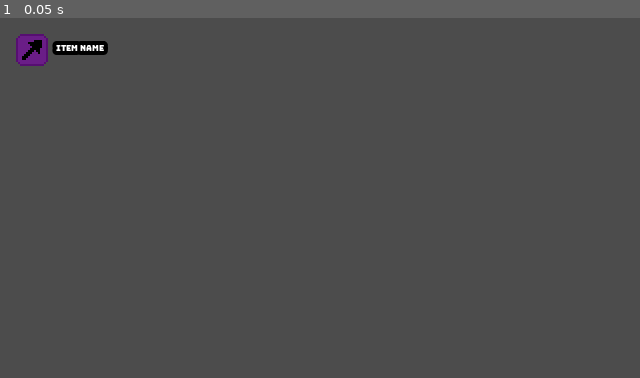
Above: before the commit, frame 1.
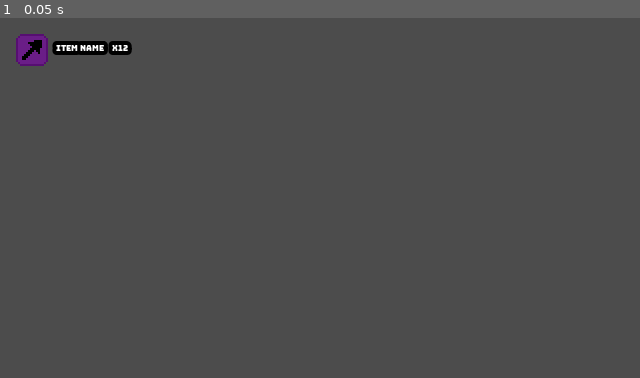
Above: after the commit, the same moment.

Repository: jalvarez2016/Dream-Away
Game: Godot game, scene res://Utils/ActionSelctor/ItemSelect.tscn
Two runs of this game, one before a commit and one after it. Both use one fixed random seed, a clock stepped at 60 frames per second and the inputs below. This scene is started directly instead of the project's main scene.
Inputs:
- Up to frame 1 (0.05 s): no input

The runs differ from the first frame. In frame 1, 0.1% of the frame differs, in the area x 16-21%, y 6-11%.

Commit message:
Progress: Add Item Description

Diff:
--- a/Fonts/Rubik.tres
+++ b/Fonts/Rubik.tres
@@ -1,3 +1,10 @@
-[gd_resource type="DynamicFont" format=2]
+[gd_resource type="DynamicFont" load_steps=2 format=2]
+
+[ext_resource path="res://Fonts/Rubik-VariableFont_wght.ttf" type="DynamicFontData" id=1]
 
 [resource]
+size = 4
+outline_size = 1
+outline_color = Color( 0, 0, 0, 1 )
+extra_spacing_top = 1
+font_data = ExtResource( 1 )
--- a/Fonts/Trispace.tres
+++ b/Fonts/Trispace.tres
@@ -3,4 +3,6 @@
 [ext_resource path="res://Fonts/Trispace-VariableFont_wdth,wght.ttf" type="DynamicFontData" id=1]
 
 [resource]
+size = 3
+extra_spacing_bottom = 3
 font_data = ExtResource( 1 )
--- a/Utils/ActionSelctor/ActionSelector.gd
+++ b/Utils/ActionSelctor/ActionSelector.gd
@@ -1,7 +1,7 @@
 extends Node2D
 
 onready var actionLabel = $ActionLabel
-onready var infoContainer = $ScrollContainer
+onready var infoContainer = $InfoContainer
 var battleData
 enum {
 	ACTION_SELECT,
@@ -238,7 +238,7 @@
 		if skillData.level_required <= lvl:
 			var move = load("res://Utils/ActionSelctor/MoveSelect.tscn").instance()
 			move.set_name(skillData.name)
-			infoContainer.get_node("Info").add_child(move)
+			infoContainer.get_node("ScrollContainer/Info").add_child(move)
 			move._set_move_data(
 				skillData.name,
 				"res://Utils/Skill Icons/Skill_Attack_Icon.png",
@@ -264,7 +264,7 @@
 		if styleMoveData.level_required <= lvl:
 			var move = load("res://Utils/ActionSelctor/MoveSelect.tscn").instance()
 			move.set_name(styleMoveData.name)
-			infoContainer.get_node("Info").add_child(move)
+			infoContainer.get_node("ScrollContainer/Info").add_child(move)
 			move._set_move_data(
 				styleMoveData.name,
 				"res://Utils/Skill Icons/Skill_Attack_Icon.png",
@@ -283,19 +283,22 @@
 	var itemList = battleData.data.items
 	var count = 0;
 	infoContainer.visible = true
+	var description = $InfoContainer/Descriptor/Description
 	while count < itemList.size():
 		var item = itemList[count]
 		var itemSelect = load("res://Utils/ActionSelctor/ItemSelect.tscn").instance()
 		itemSelect.set_name(item.name)
-		infoContainer.get_node("Info").add_child(itemSelect)
+		infoContainer.get_node("ScrollContainer/Info").add_child(itemSelect)
 		itemSelect._set_item_data(
 			item.name,
-			"res://Utils/Skill Icons/Skill_Attack_Icon.png"
+			"res://Utils/Skill Icons/Skill_Attack_Icon.png",
+			item.amount
 		)
 		skillLabels.push_back(itemSelect)
 		count += 1
 	currentSkill = skillLabels[0]
-	selectedSkillData = _get_skill_data(currentSkill.get_name())
+	var selectedData = _get_item_info(currentSkill.get_name())
+	description.text = selectedData.info
 	currentSkill.get_node("AnimationPlayer").play("Selecting")
 	state = SKILL_SELECT
 	pass
@@ -311,8 +314,13 @@
 		count += 1
 	return skillData
 
+func _get_item_info(item_name):
+	return battleData.itemGlossary[item_name]
+
 func _depopulate_info():
-	var infoStuff = infoContainer.get_node("Info")
+	var description = $InfoContainer/Descriptor/Description
+	description.text = ""
+	var infoStuff = infoContainer.get_node("ScrollContainer/Info")
 	var count = 0
 	while count < infoStuff.get_children().size():
 		infoStuff.get_children()[count].queue_free()
--- a/Utils/ActionSelctor/Action_Selector.tscn
+++ b/Utils/ActionSelctor/Action_Selector.tscn
@@ -7,6 +7,8 @@
 [ext_resource path="res://Utils/ActionSelctor/Action Selector Icons/Item.png" type="Texture" id=5]
 [ext_resource path="res://Utils/ActionSelctor/Action Selector Icons/Style.png" type="Texture" id=6]
 [ext_resource path="res://Fonts/Bungee.tres" type="DynamicFont" id=7]
+[ext_resource path="res://Fonts/Trispace.tres" type="DynamicFont" id=8]
+[ext_resource path="res://Fonts/Rubik.tres" type="DynamicFont" id=9]
 
 [sub_resource type="CircleShape2D" id=1]
 
@@ -30,10 +32,15 @@
 border_width_bottom = 2
 border_color = Color( 0.0901961, 0.0901961, 0.0901961, 1 )
 border_blend = true
-corner_radius_top_left = 3
-corner_radius_top_right = 3
-corner_radius_bottom_right = 3
-corner_radius_bottom_left = 3
+
+[sub_resource type="StyleBoxFlat" id=9]
+bg_color = Color( 0.188235, 0.188235, 0.188235, 1 )
+border_width_left = 2
+border_width_top = 2
+border_width_right = 2
+border_width_bottom = 2
+border_color = Color( 0.0901961, 0.0901961, 0.0901961, 1 )
+border_blend = true
 
 [node name="Action Selector" type="Node2D"]
 position = Vector2( 0, -35 )
@@ -108,19 +115,54 @@
 [node name="CollisionShape2D" type="CollisionShape2D" parent="Actions/Run"]
 shape = SubResource( 5 )
 
-[node name="ScrollContainer" type="ScrollContainer" parent="."]
+[node name="InfoContainer" type="Panel" parent="."]
 visible = false
-margin_left = 40.0
-margin_top = -10.0
-margin_right = 136.0
-margin_bottom = 70.0
+margin_left = 42.0
+margin_top = -8.0
+margin_right = 42.0
+margin_bottom = -8.0
+
+[node name="ScrollContainer" type="ScrollContainer" parent="InfoContainer"]
+margin_left = -2.0
+margin_top = -2.0
+margin_right = 94.0
+margin_bottom = 43.0
 custom_styles/bg = SubResource( 8 )
 follow_focus = true
 
-[node name="Info" type="VBoxContainer" parent="ScrollContainer"]
+[node name="Info" type="VBoxContainer" parent="InfoContainer/ScrollContainer"]
 margin_left = 2.0
 margin_top = 2.0
 margin_right = 94.0
-margin_bottom = 78.0
+margin_bottom = 43.0
 size_flags_horizontal = 3
 size_flags_vertical = 3
+
+[node name="Descriptor" type="Panel" parent="InfoContainer"]
+margin_left = -2.0
+margin_top = 43.0
+margin_right = 94.0
+margin_bottom = 63.0
+custom_styles/panel = SubResource( 9 )
+
+[node name="Title" type="Label" parent="InfoContainer/Descriptor"]
+margin_left = 3.0
+margin_top = 1.0
+margin_right = 92.0
+margin_bottom = 6.0
+size_flags_horizontal = 3
+custom_fonts/font = ExtResource( 9 )
+text = "Description"
+autowrap = true
+uppercase = true
+
+[node name="Description" type="Label" parent="InfoContainer/Descriptor"]
+margin_left = 3.0
+margin_top = 8.0
+margin_right = 92.0
+margin_bottom = 13.0
+size_flags_horizontal = 3
+custom_fonts/font = ExtResource( 8 )
+text = "Description of the item"
+autowrap = true
+uppercase = true
--- a/Utils/ActionSelctor/ItemSelect.gd
+++ b/Utils/ActionSelctor/ItemSelect.gd
@@ -2,10 +2,13 @@
 
 onready var itemTitle = $ItemName
 onready var itemImg = $ItemImg
+onready var itemAmount = $ItemAmount
 
 func _set_item_data(
 itemName = "Attack",
-itemIcon = "res://Utils/Skill Icons/Skill_Attack_Icon.png"
+itemIcon = "res://Utils/Skill Icons/Skill_Attack_Icon.png",
+amount = 1
 ):
 	itemTitle.text = itemName
 	itemImg.texture = load(itemIcon)
+#	itemAmount.text = str(amount)
--- a/Utils/ActionSelctor/ItemSelect.tscn
+++ b/Utils/ActionSelctor/ItemSelect.tscn
@@ -76,6 +76,22 @@
 custom_fonts/font = ExtResource( 3 )
 text = "Item Name"
 
+[node name="ItemAmount" type="Label" parent="."]
+margin_left = 48.0
+margin_top = 5.0
+margin_right = 56.0
+margin_bottom = 10.0
+size_flags_horizontal = 10
+custom_fonts/font = ExtResource( 3 )
+text = "x12"
+
 [node name="AnimationPlayer" type="AnimationPlayer" parent="."]
 anims/RESET = SubResource( 3 )
 anims/Selecting = SubResource( 4 )
+
+[node name="Padding" type="Label" parent="."]
+margin_left = 60.0
+margin_top = 1.0
+margin_right = 64.0
+margin_bottom = 15.0
+text = " "
--- a/Utils/BattleData.gd
+++ b/Utils/BattleData.gd
@@ -286,10 +286,17 @@
 		{
 			"name": "Healing Herb",
 			"amount": 1,
+		}
+	]
+}
+
+var itemGlossary = {
+	"Healing Herb" : {
+			"name": "Healing Herb",
 			"effect": "HEAL",
 			"targets": 1,
 			"heal_amount": 30,
-			"info": "Heals one ally in the party by 30 health points"
-		}
-	]
+			"info": "Heals one ally in the party by 30 health points",
+			"icon": "res://Utils/Skill Icons/Skill_Attack_Icon.png"
+	}
 }
Not shown: 1 places in Utils/ActionSelctor/Action_Selector.tscn that only renumber resources
